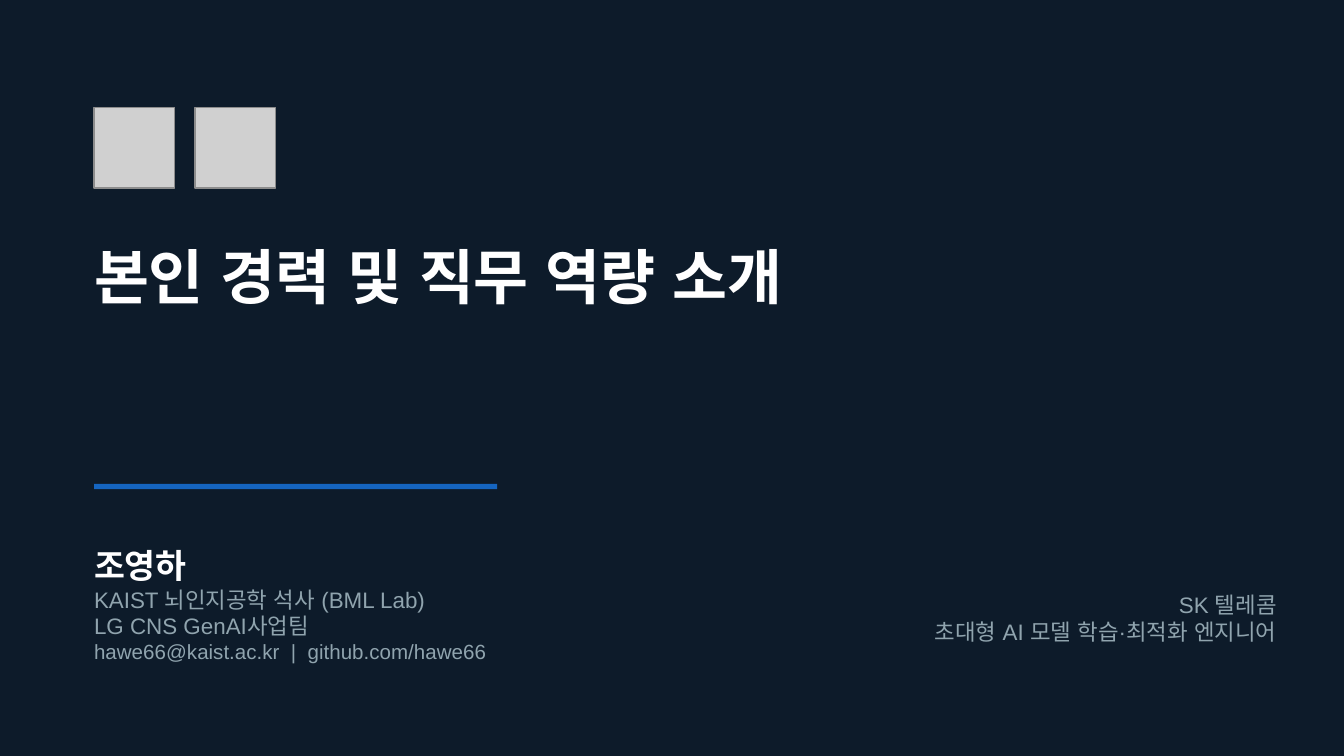
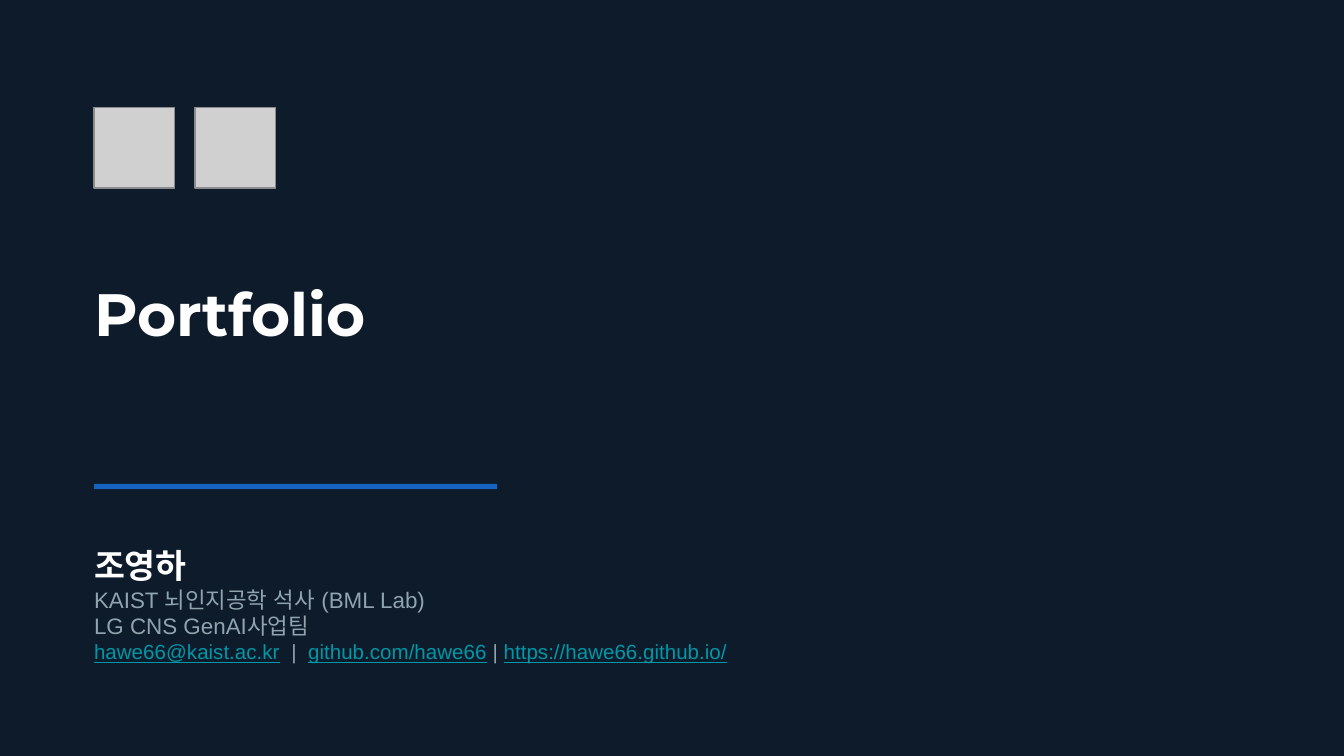
Before and after one commit to hawe66/hawe66.github.io, a slide deck: slide 1 of data/포트폴리오_조영하.pptx. Drawn at 1344x756 pixels with LibreOffice and Linux fonts; fonts in the diff are those of the drawing; grey boxes stand for pictures. Boxes give left, top, right and bottom in pixels: in the first picture for what was removed or moved away, otherwise in the second. Text is boxed around its words. In the diff, an @@ line names an element or a change of style, - is before the commit and + after.

```diff
--- a/data/포트폴리오_조영하.pptx
+++ b/data/포트폴리오_조영하.pptx
@@ text at (x1=94, y1=289, x2=366, y2=337): text changed @@
-본인 경력 및 직무 역량 소개
+Portfolio
@@ text removed at (x1=935, y1=594, x2=1277, y2=642) @@
-SK 텔레콤
-초대형 AI 모델 학습·최적화 엔지니어
@@ text at (x1=94, y1=644, x2=727, y2=663): text changed; text colour #90A4AE to #0097A7 @@
-hawe66@kaist.ac.kr | github.com/hawe66
+hawe66@kaist.ac.kr | github.com/hawe66 | https://hawe66.github.io/
```
Also in this commit, not shown: 4 other files.
